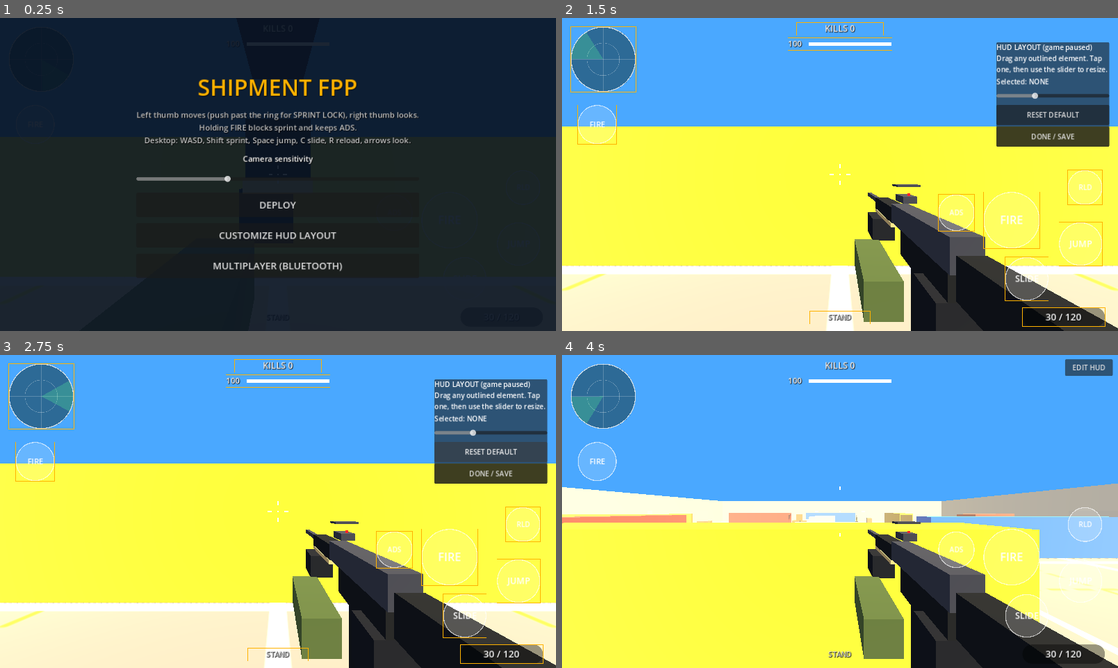
Above: before the commit, frames 1-4 (two rows, left to right).
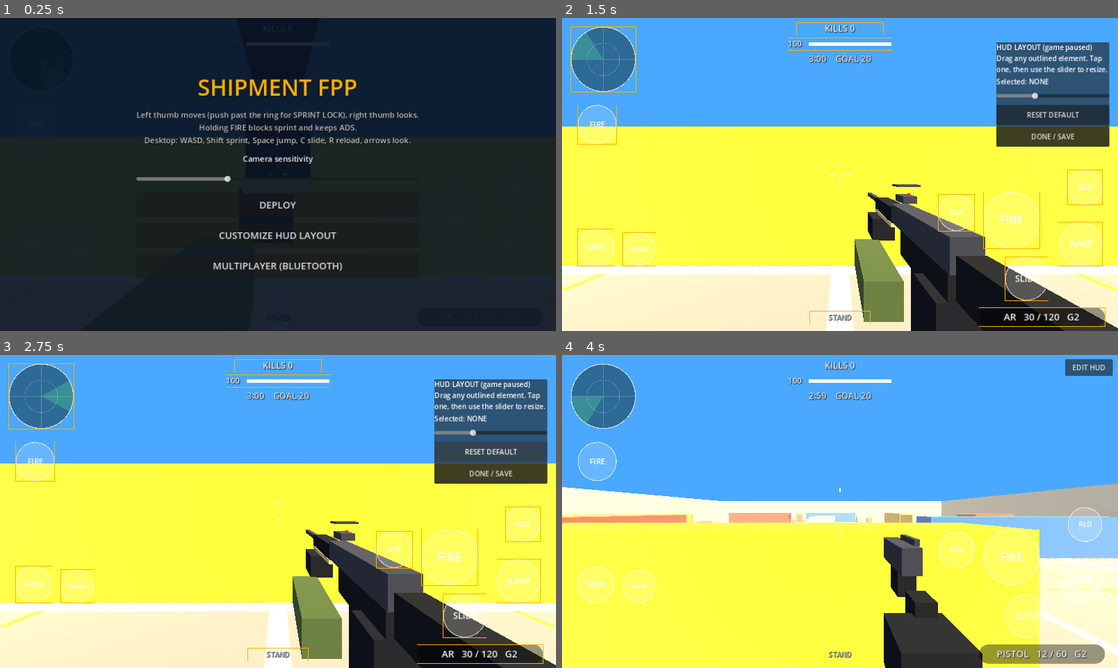
Above: after the commit, the same moments.

Repository: Goated-max/shipment-fpp
Game: Godot game, scene res://scenes/main.tscn
The game is run twice, just before and just after one commit, with the same random seed, the same clock (stepped at 60 frames per second) and the same inputs.
Inputs (mouse positions are in pixels of both pictures, inside the frame that each line leads up to):
- Up to frame 1 (0.25 s): no input
- Up to frame 2 (1.5 s): click "DEPLOY" at 0.5 s; click "EDIT HUD" at 1.25 s
- Up to frame 3 (2.75 s): click "RESET DEFAULT" at 2 s
- Up to frame 4 (4 s): click "DONE / SAVE" at 2.75 s; move the mouse to (962, 495) at 3.52 s; hold D from 3.53 s (still down); tap Q at 3.6 s; click (962, 495) at 3.67 s; tap Space at 3.77 s; tap G at 3.8 s

The runs differ from the first frame. In frame 2, 1.6% of the frame differs, in the area x 2-94%, y 12-99%; in frame 3, 1.6%; in frame 4, 11%, in the area x 2-100%, y 12-100%.

Commit message:
step 4: pistol swap, grenades, match timer, summary, killfeed

Diff:
--- /dev/null
+++ b/scripts/grenade.gd
@@ -0,0 +1,52 @@
+class_name Grenade
+extends RigidBody3D
+# Frag grenade: a rigid body that bounces off the arena and detonates after its fuse.
+
+const FUSE := 2.0
+const RADIUS := 6.0
+const DAMAGE := 110.0
+const SELF_RADIUS := 3.5
+const SELF_DAMAGE := 60.0
+
+var main: Main
+var fuse := FUSE
+var done := false
+
+func _ready() -> void:
+    add_to_group("grenade")
+    collision_layer = 1
+    collision_mask = 1
+    continuous_cd = true
+    var pm := PhysicsMaterial.new()
+    pm.bounce = 0.45
+    pm.friction = 0.7
+    physics_material_override = pm
+    var cs := CollisionShape3D.new()
+    var sh := SphereShape3D.new()
+    sh.radius = 0.08
+    cs.shape = sh
+    add_child(cs)
+    var sm := SphereMesh.new()
+    sm.radius = 0.08
+    sm.height = 0.16
+    var m := StandardMaterial3D.new()
+    m.albedo_color = Color(0.2, 0.3, 0.15)
+    sm.material = m
+    var mi := MeshInstance3D.new()
+    mi.mesh = sm
+    mi.cast_shadow = GeometryInstance3D.SHADOW_CASTING_SETTING_OFF
+    add_child(mi)
+
+func launch(pos: Vector3, vel: Vector3) -> void:
+    global_position = pos
+    linear_velocity = vel
+    angular_velocity = Vector3(randf() * 10.0, randf() * 10.0, randf() * 10.0)
+
+func _physics_process(dt: float) -> void:
+    if done:
+        return
+    fuse -= dt
+    if fuse <= 0.0:
+        done = true
+        main.explode(global_position, RADIUS, DAMAGE, SELF_RADIUS, SELF_DAMAGE)
+        queue_free()
--- a/scripts/hud.gd
+++ b/scripts/hud.gd
@@ -3,10 +3,10 @@
 
 signal respawn_requested
 
-const IDS := ["jump", "slide", "fire", "fire2", "ads", "reload", "radar", "ammo", "hpw", "kills", "stance"]
-const BTN_IDS := ["jump", "slide", "fire", "fire2", "ads", "reload"]
-const NAMES := {"jump": "JUMP", "slide": "SLIDE", "fire": "FIRE", "fire2": "FIRE 2", "ads": "ADS", "reload": "RELOAD", "radar": "RADAR", "ammo": "AMMO", "hpw": "HEALTH", "kills": "KILLS", "stance": "STANCE"}
-const GLYPH := {"jump": "JUMP", "slide": "SLIDE", "fire": "FIRE", "fire2": "FIRE", "ads": "ADS", "reload": "RLD"}
+const IDS := ["jump", "slide", "fire", "fire2", "ads", "reload", "gren", "swap", "radar", "ammo", "hpw", "kills", "stance"]
+const BTN_IDS := ["jump", "slide", "fire", "fire2", "ads", "reload", "gren", "swap"]
+const NAMES := {"jump": "JUMP", "slide": "SLIDE", "fire": "FIRE", "fire2": "FIRE 2", "ads": "ADS", "reload": "RELOAD", "radar": "RADAR", "ammo": "AMMO", "hpw": "HEALTH", "kills": "KILLS", "stance": "STANCE", "gren": "GRENADE", "swap": "SWAP"}
+const GLYPH := {"jump": "JUMP", "slide": "SLIDE", "fire": "FIRE", "fire2": "FIRE", "ads": "ADS", "reload": "RLD", "gren": "GREN", "swap": "SWAP"}
 # id: [width, height, x-anchor (l/r/c), x-offset, y-anchor (t/b/c), y-offset]
 const DEF := {
     "radar": [150, 150, "l", 20, "t", 20],
@@ -16,10 +16,12 @@
     "reload": [80, 80, "r", 36, "b", 290],
     "jump": [100, 100, "r", 36, "b", 150],
     "slide": [100, 100, "r", 160, "b", 70],
-    "ammo": [190, 44, "r", 30, "b", 10],
+    "ammo": [290, 44, "r", 30, "b", 10],
     "hpw": [240, 28, "c", 0, "t", 46],
     "kills": [200, 30, "c", 0, "t", 10],
     "stance": [140, 30, "c", 0, "b", 16],
+    "gren": [84, 84, "l", 36, "b", 150],
+    "swap": [76, 76, "l", 140, "b", 150],
 }
 const LAYOUT_PATH := "user://hud_layout.cfg"
 const R := 70.0
@@ -103,7 +105,7 @@
 var stance := "STAND"
 var xh_gap := 12.0
 var xh_alpha := 1.0
-var ev := {"jump": false, "slide": false, "ads": false, "reload": false}
+var ev := {"jump": false, "slide": false, "ads": false, "reload": false, "gren": false, "swap": false, "w1": false, "w2": false}
 
 var root: Control
 var els := {}
@@ -146,6 +148,10 @@
 var dk_lbl: Label
 var board: Label
 var dirhit: DirHit
+var _am := 30
+var _ar := 120
+var _gn := 2
+var _wn := "AR"
 var lobby: Lobby
 
 # cached values so UI nodes are only touched when something changed
@@ -439,7 +445,7 @@
     edit_btn.position = Vector2(vp.x - 122.0, 10.0)
     panel.position = Vector2(vp.x - 280.0, 56.0)
     pick_lbl.position = Vector2(vp.x * 0.5 - 120.0, vp.y * 0.62)
-    board.position = Vector2(vp.x - 260.0, 100.0)
+    board.position = Vector2(vp.x - 260.0, 200.0)
 
 func _load_layout() -> void:
     var cf := ConfigFile.new()
@@ -525,7 +531,20 @@
     return v
 
 func set_ammo(m: int, r: int) -> void:
-    ammo_lbl.text = "%d / %d" % [m, r]
+    _am = m
+    _ar = r
+    _refresh_ammo()
+
+func set_grenades(n: int) -> void:
+    _gn = n
+    _refresh_ammo()
+
+func set_weapon(n: String) -> void:
+    _wn = n
+    _refresh_ammo()
+
+func _refresh_ammo() -> void:
+    ammo_lbl.text = "%s   %d / %d   G%d" % [_wn, _am, _ar, _gn]
 
 func set_kills(k: int) -> void:
     kills_lbl.text = "KILLS %d" % k
@@ -596,6 +615,10 @@
             KEY_SPACE: ev["jump"] = true
             KEY_C, KEY_CTRL: ev["slide"] = true
             KEY_R: ev["reload"] = true
+            KEY_Q: ev["swap"] = true
+            KEY_G: ev["gren"] = true
+            KEY_1: ev["w1"] = true
+            KEY_2: ev["w2"] = true
 
 func _press(id: String, on: bool) -> void:
     (btns[id] as TouchBtn).set_down(on)
--- a/scripts/main.gd
+++ b/scripts/main.gd
@@ -27,6 +27,9 @@
     _make_sounds()
     _make_tracers()
     _make_impacts()
+    mui = MatchUI.new()
+    mui.main = self
+    add_child(mui)
     hud = Hud.new()
     add_child(hud)
     player = Player.new()
@@ -107,6 +110,7 @@
         player.dead = true
         player.hp = 0.0
         hud.show_death(k)
+        on_player_death()
     elif not dead_v and player.dead:
         player.respawn()
 
@@ -127,6 +131,7 @@
         "pick": Sfx.make(500.0, 1100.0, 0.12, 0.0, 0.4),
         "hurt": Sfx.make(110.0, 60.0, 0.18, 0.4, 0.6),
         "bshot": Sfx.make(130.0, 50.0, 0.09, 0.6, 0.4),
+        "boom": Sfx.make(90.0, 25.0, 0.7, 0.8, 0.9),
     }
     for i in 8:
         var ap := AudioStreamPlayer.new()
@@ -189,25 +194,13 @@
                 best = {"bot": rp, "zone": r2["zone"], "t": bt}
     return best
 
-func hit_bot(b, zone: String) -> void:
+func hit_bot(b, zone: String, mult := 1.0) -> void:
     if b is RemotePlayer:
         hud.hitmark(zone == "head")
         play("hitm", 0.8)
         Net.request_hit(b.pid, zone)
         return
-    var head := zone == "head"
-    b.hp -= (48.0 if head else 24.0)
-    if b.hp <= 0.0:
-        b.die()
-        kills += 1
-        hud.set_kills(kills)
-        drop_at(b.global_position)
-        hud.hitmark(true)
-        play("kill")
-    else:
-        hud.hitmark(head)
-        play("hitm", 0.8)
-        b.alert()
+    damage_bot(b, (48.0 if zone == "head" else 24.0) * mult, zone == "head")
 
 func spawn_point(me) -> Vector2:
     var pp := Vector2(0, 28)
@@ -272,6 +265,7 @@
     tr["life"] = 0.06
 
 func _process(dt: float) -> void:
+    _match_tick(dt)
     for tr in tracers:
         var life: float = tr["life"]
         if life > 0.0:
@@ -337,8 +331,7 @@
             g.queue_free()
             pickups.remove_at(i)
         elif Vector2(pp.x - g.position.x, pp.z - g.position.z).length() < 1.6 and absf(pp.y - y0) < 1.8:
-            var got := maxi(0, mini(30, 180 - player.reserve))
-            player.reserve += got
+            var got: int = player.ammo_pickup()
             hud.set_ammo(player.mag, player.reserve)
             hud.pick("+%d AMMO" % got if got > 0 else "AMMO FULL")
             play("pick", 0.5)
@@ -415,3 +408,134 @@
     cp.global_position = p + n * 0.05
     cp.emitting = true
     get_tree().create_timer(0.7).timeout.connect(cp.queue_free)
+
+
+# ---------- match: timer, kill goal, score, deaths, summary (offline practice) ----------
+const MATCH_TIME := 180.0
+const KILL_GOAL := 20
+var mui: MatchUI
+var score := 0
+var deaths := 0
+var headshots := 0
+var match_t := MATCH_TIME
+var match_started := false
+var match_over := false
+
+func _match_tick(dt: float) -> void:
+    if Net.active or get_tree().paused:
+        return
+    if not match_started:
+        match_started = true
+        match_t = MATCH_TIME
+    if match_over:
+        return
+    match_t = maxf(0.0, match_t - dt)
+    mui.set_timer(match_t, kills, KILL_GOAL)
+    if match_t <= 0.0:
+        end_match("TIME UP")
+
+func end_match(reason: String) -> void:
+    if match_over:
+        return
+    match_over = true
+    hud._clear_input()
+    var secs := int(MATCH_TIME - match_t)
+    mui.show_summary(reason, kills, deaths, headshots, score, "%d:%02d" % [secs / 60, secs % 60])
+    get_tree().paused = true
+
+func reset_match() -> void:
+    mui.hide_summary()
+    mui.clear_feed()
+    for g in get_tree().get_nodes_in_group("grenade"):
+        g.queue_free()
+    for k in pickups:
+        (k["node"] as Node3D).queue_free()
+    pickups.clear()
+    kills = 0
+    deaths = 0
+    headshots = 0
+    score = 0
+    hud.set_kills(0)
+    for b in bots:
+        b.spawn(spawn_point(b))
+    player.respawn()
+    match_t = MATCH_TIME
+    match_over = false
+    get_tree().paused = false
+
+func on_player_death() -> void:
+    deaths += 1
+    mui.feed("YOU WERE ELIMINATED", Color(1, 0.35, 0.35))
+
+# Killfeed for networked kills (names come from the host's player table).
+func net_kill_feed(a: int, v: int) -> void:
+    var na: String = "P%d" % a
+    var nv: String = "P%d" % v
+    if Net.pl.has(a):
+        na = Net.pl[a]["n"]
+    if Net.pl.has(v):
+        nv = Net.pl[v]["n"]
+    mui.feed("%s  >  %s" % [na, nv], Color(1, 0.8, 0.3) if a == Net.my_id else Color(0.85, 0.85, 0.85))
+
+# Single place for bot damage: handles kills, score, killfeed and popups.
+func damage_bot(b, amount: float, head: bool) -> void:
+    if not b.alive:
+        return
+    b.hp -= amount
+    if b.hp <= 0.0:
+        b.die()
+        kills += 1
+        score += 150 if head else 100
+        if head:
+            headshots += 1
+        hud.set_kills(kills)
+        drop_at(b.global_position)
+        hud.hitmark(true)
+        play("kill")
+        var nm := "BOT %d" % (bots.find(b) + 1)
+        mui.feed("YOU  >  %s%s" % [nm, "   HEADSHOT" if head else ""], Color(1, 0.8, 0.3))
+        mui.popup("HEADSHOT +150" if head else "ELIMINATED +100")
+        if kills >= KILL_GOAL:
+            end_match("GOAL REACHED")
+    else:
+        hud.hitmark(head)
+        play("hitm", 0.8)
+        b.alert()
+
+# Grenade blast: damages bots by distance, hurts the thrower if close, plus visuals and sound.
+func explode(p: Vector3, radius: float, dmg: float, self_r: float, self_dmg: float) -> void:
+    for b in bots:
+        if not b.alive:
+            continue
+        var d: float = b.global_position.distance_to(p + Vector3(0, 0.9, 0))
+        if d < radius:
+            damage_bot(b, dmg * (1.0 - d / radius), false)
+    var pd: float = player.global_position.distance_to(p + Vector3(0, 0.9, 0))
+    if pd < self_r and not player.dead:
+        player.hurt(self_dmg * (1.0 - pd / self_r), p)
+    _boom(p)
+    for i in 3:
+        _spark(p, Vector3(randf() - 0.5, 1.0, randf() - 0.5).normalized())
+    player.shake(0.3 * clampf(1.0 - pd / 14.0, 0.0, 1.0))
+    play("boom", 0.9)
+
+func _boom(p: Vector3) -> void:
+    var ex := MeshInstance3D.new()
+    var sm := SphereMesh.new()
+    sm.radius = 1.0
+    sm.height = 2.0
+    var m := StandardMaterial3D.new()
+    m.albedo_color = Color(1.0, 0.55, 0.15)
+    m.emission_enabled = true
+    m.emission = Color(1.0, 0.5, 0.1)
+    m.emission_energy_multiplier = 2.0
+    m.shading_mode = BaseMaterial3D.SHADING_MODE_UNSHADED
+    sm.material = m
+    ex.mesh = sm
+    ex.cast_shadow = GeometryInstance3D.SHADOW_CASTING_SETTING_OFF
+    add_child(ex)
+    ex.global_position = p
+    ex.scale = Vector3.ONE * 0.2
+    var tw := ex.create_tween()
+    tw.tween_property(ex, "scale", Vector3.ONE * 5.0, 0.18)
+    tw.tween_callback(ex.queue_free)
--- /dev/null
+++ b/scripts/match_ui.gd
@@ -0,0 +1,124 @@
+class_name MatchUI
+extends CanvasLayer
+# Match timer, killfeed, score popups and the end-of-match summary.
+
+var main: Main
+var timer_lbl: Label
+var feed_box: VBoxContainer
+var popup_lbl: Label
+var popup_t := 0.0
+var summary: Control
+var sum_title: Label
+var sum_body: Label
+
+func _ready() -> void:
+    layer = 11
+    process_mode = Node.PROCESS_MODE_ALWAYS
+    var root := Control.new()
+    root.mouse_filter = Control.MOUSE_FILTER_IGNORE
+    root.set_anchors_and_offsets_preset(Control.PRESET_FULL_RECT)
+    add_child(root)
+
+    timer_lbl = _label(root, HORIZONTAL_ALIGNMENT_CENTER, 20, Color(1, 1, 1, 0.9))
+    _place(timer_lbl, [0.5, 0.0, 0.5, 0.0], [-170, 80, 170, 112])
+
+    feed_box = VBoxContainer.new()
+    feed_box.mouse_filter = Control.MOUSE_FILTER_IGNORE
+    feed_box.add_theme_constant_override("separation", 2)
+    root.add_child(feed_box)
+    _place(feed_box, [1.0, 0.0, 1.0, 0.0], [-340, 56, -10, 56])
+
+    popup_lbl = _label(root, HORIZONTAL_ALIGNMENT_CENTER, 22, Color(1, 0.85, 0.3))
+    _place(popup_lbl, [0.5, 0.5, 0.5, 0.5], [-220, 60, 220, 92])
+    popup_lbl.modulate.a = 0.0
+
+    summary = _build_summary(root)
+
+func _place(c: Control, anchors: Array, offsets: Array) -> void:
+    c.anchor_left = anchors[0]
+    c.anchor_top = anchors[1]
+    c.anchor_right = anchors[2]
+    c.anchor_bottom = anchors[3]
+    c.offset_left = offsets[0]
+    c.offset_top = offsets[1]
+    c.offset_right = offsets[2]
+    c.offset_bottom = offsets[3]
+
+func _label(par: Control, align: int, fs: int, col: Color) -> Label:
+    var l := Label.new()
+    l.horizontal_alignment = align
+    l.mouse_filter = Control.MOUSE_FILTER_IGNORE
+    l.add_theme_font_size_override("font_size", fs)
+    l.add_theme_color_override("font_color", col)
+    l.add_theme_color_override("font_shadow_color", Color.BLACK)
+    l.add_theme_constant_override("shadow_offset_x", 1)
+    l.add_theme_constant_override("shadow_offset_y", 1)
+    par.add_child(l)
+    return l
+
+func _build_summary(root: Control) -> Control:
+    var sv := Control.new()
+    sv.set_anchors_and_offsets_preset(Control.PRESET_FULL_RECT)
+    sv.mouse_filter = Control.MOUSE_FILTER_STOP
+    root.add_child(sv)
+    var dim := ColorRect.new()
+    dim.color = Color(0, 0, 0, 0.72)
+    dim.mouse_filter = Control.MOUSE_FILTER_STOP
+    dim.set_anchors_and_offsets_preset(Control.PRESET_FULL_RECT)
+    sv.add_child(dim)
+    var cc := CenterContainer.new()
+    cc.set_anchors_and_offsets_preset(Control.PRESET_FULL_RECT)
+    sv.add_child(cc)
+    var vb := VBoxContainer.new()
+    vb.add_theme_constant_override("separation", 16)
+    cc.add_child(vb)
+    sum_title = _label(vb, HORIZONTAL_ALIGNMENT_CENTER, 40, Color(1, 0.7, 0))
+    sum_body = _label(vb, HORIZONTAL_ALIGNMENT_CENTER, 22, Color(1, 1, 1, 0.92))
+    sum_body.custom_minimum_size = Vector2(340, 0)
+    var b := Button.new()
+    b.text = "PLAY AGAIN"
+    b.focus_mode = Control.FOCUS_NONE
+    b.custom_minimum_size = Vector2(320, 60)
+    b.add_theme_font_size_override("font_size", 22)
+    b.pressed.connect(func() -> void: main.reset_match())
+    vb.add_child(b)
+    sv.hide()
+    return sv
+
+func set_timer(t: float, _kills: int, goal: int) -> void:
+    var s := int(ceilf(t))
+    timer_lbl.text = "%d:%02d    GOAL %d" % [s / 60, s % 60, goal]
+
+func feed(text: String, col := Color(1, 0.8, 0.3)) -> void:
+    var l := _label(feed_box, HORIZONTAL_ALIGNMENT_RIGHT, 15, col)
+    if feed_box.get_child_count() > 5:
+        var old := feed_box.get_child(0)
+        feed_box.remove_child(old)
+        old.queue_free()
+    var tw := l.create_tween()
+    tw.tween_interval(3.0)
+    tw.tween_property(l, "modulate:a", 0.0, 0.6)
+    tw.tween_callback(l.queue_free)
+
+func clear_feed() -> void:
+    for c in feed_box.get_children():
+        feed_box.remove_child(c)
+        c.queue_free()
+
+func popup(text: String) -> void:
+    popup_lbl.text = text
+    popup_lbl.modulate.a = 1.0
+    popup_t = 1.2
+
+func show_summary(reason: String, k: int, d: int, h: int, s: int, t: String) -> void:
+    sum_title.text = reason
+    sum_body.text = "KILLS      %d\nDEATHS      %d\nHEADSHOTS      %d\nSCORE      %d\nTIME      %s" % [k, d, h, s, t]
+    summary.show()
+
+func hide_summary() -> void:
+    summary.hide()
+
+func _process(dt: float) -> void:
+    if popup_t > 0.0:
+        popup_t -= dt
+        popup_lbl.modulate.a = clampf(popup_t / 0.4, 0.0, 1.0)
--- a/scripts/net.gd
+++ b/scripts/net.gd
@@ -340,6 +340,7 @@
     main.drop_at(p)
     if a == my_id:
         main.on_my_kill()
+    main.net_kill_feed(a, _v)
 
 # ---------- messages ----------
 func _on_msg(link: int, m: Dictionary) -> void:
--- a/scripts/player.gd
+++ b/scripts/player.gd
@@ -8,6 +8,11 @@
 const JUMP_V := 9.0
 const SLIDE_T := 0.95
 const SLIDE_V := 11.5
+const MAX_GREN := 2
+const WEAPONS := {
+    "rifle": {"name": "AR", "mag": 30, "max": 120, "rate": 0.085, "auto": true, "spread": 0.012, "dmg": 1.0, "hip": Vector3(0.2, -0.16, -0.5), "ads": Vector3(0.0, -0.1, -0.21)},
+    "pistol": {"name": "PISTOL", "mag": 12, "max": 60, "rate": 0.2, "auto": false, "spread": 0.008, "dmg": 1.2, "hip": Vector3(0.17, -0.14, -0.38), "ads": Vector3(0.0, -0.09, -0.2)},
+}
 
 var main: Main
 var hud: Hud
@@ -47,6 +52,14 @@
 var idle := 9.0
 var bloom := 0.0
 var flash_t := 0.0
+var cur := "rifle"
+var slots := {"rifle": {"mag": 30, "res": 120}, "pistol": {"mag": 12, "res": 60}}
+var swap_t := 0.0
+var swap_to := ""
+var grenades := MAX_GREN
+var gren_cd := 0.0
+var was_firing := false
+var shake_amt := 0.0
 
 func _ready() -> void:
     collision_layer = 0
@@ -94,6 +107,9 @@
 func _build_gun() -> void:
     gun = Node3D.new()
     cam.add_child(gun)
+    _build_rifle_model()
+
+func _build_rifle_model() -> void:
     var gm := _mat(Color(0.19, 0.2, 0.23))
     var pl := _mat(Color(0.09, 0.1, 0.11))
     var tanm := _mat(Color(0.72, 0.6, 0.38))
@@ -210,6 +226,13 @@
         hp = minf(100.0, hp + 25.0 * dt)
     hud.hp = hp
     hud.stance = _stance()
+    if shake_amt > 0.001:
+        cam.h_offset = randf_range(-1.0, 1.0) * shake_amt
+        cam.v_offset = randf_range(-1.0, 1.0) * shake_amt
+        shake_amt = lerpf(shake_amt, 0.0, 1.0 - exp(-10.0 * dt))
+    elif cam.h_offset != 0.0:
+        cam.h_offset = 0.0
+        cam.v_offset = 0.0
 
 func _stance() -> String:
     if slide_t > 0.0:
@@ -224,11 +247,11 @@
     var sp := minf(1.0, Vector2(velocity.x, velocity.z).length() / SPRINT) * 0.012
     var air := 0.0 if is_on_floor() else 0.03
     var c := 0.005 if crouch else 0.0
-    return (0.012 + sp + air + bloom * 0.03 - c) * (1.0 - 0.92 * ads_t)
+    return (float(WEAPONS[cur]["spread"]) + sp + air + bloom * 0.03 - c) * (1.0 - 0.92 * ads_t)
 
 # ---------- weapon ----------
 func _start_reload() -> void:
-    if reloading or mag >= 30 or reserve <= 0:
+    if reloading or mag >= int(WEAPONS[cur]["mag"]) or reserve <= 0:
         return
     reloading = true
     reload_t = 0.0
@@ -242,6 +265,14 @@
             hud.lock = false
     if hud.take("reload"):
         _start_reload()
+    if hud.take("swap"):
+        _swap_to("pistol" if cur == "rifle" else "rifle")
+    if hud.take("w1"):
+        _swap_to("rifle")
+    if hud.take("w2"):
+        _swap_to("pistol")
+    if hud.take("gren"):
+        _throw_grenade()
     if (sprint and not was_sprint) or reloading:
         ads = false
     was_sprint = sprint
@@ -249,6 +280,7 @@
     if firing and not reloading and not sprint:
         ads = true
     cd -= dt
+    gren_cd -= dt
     idle += dt
     if idle > 0.1:
         recoil_p = lerpf(recoil_p, 0.0, 1.0 - exp(-6.0 * dt))
@@ -258,14 +290,24 @@
     ads_t = lerpf(ads_t, 1.0 if ads else 0.0, 1.0 - exp(-12.0 * dt))
     var use_s := sprint and is_on_floor() and not firing and idle > 0.25 and not reloading and not ads
     sp_t = lerpf(sp_t, 1.0 if use_s else 0.0, 1.0 - exp(-(9.0 if use_s else 30.0) * dt))
+    var sw_off := 0.0
+    if swap_t > 0.0:
+        swap_t = minf(1.0, swap_t + dt / 0.38)
+        sw_off = sin(swap_t * PI) * 0.5
+        if swap_t >= 0.5 and swap_to != "":
+            _do_swap_switch()
+        if swap_t >= 1.0:
+            swap_t = 0.0
     var a := ads_t
-    var x := lerpf(lerpf(0.2, 0.12, sp_t), 0.0, a)
-    var y := lerpf(lerpf(-0.16, -0.2, sp_t), -0.1, a)
-    var z := lerpf(lerpf(-0.5, -0.42, sp_t), -0.21, a)
+    var hip: Vector3 = WEAPONS[cur]["hip"]
+    var adsp: Vector3 = WEAPONS[cur]["ads"]
+    var x := lerpf(lerpf(hip.x, hip.x - 0.08, sp_t), adsp.x, a)
+    var y := lerpf(lerpf(hip.y, hip.y - 0.04, sp_t), adsp.y, a)
+    var z := lerpf(lerpf(hip.z, hip.z + 0.08, sp_t), adsp.z, a)
     var rx := 0.45 * sp_t * (1.0 - a)
     var ry := -0.5 * sp_t * (1.0 - a)
     var rz := 0.0
-    y += sin(t * 1.4) * 0.002
+    y += sin(t * 1.4) * 0.002 - sw_off
     kick = lerpf(kick, 0.0, 1.0 - exp(-20.0 * dt))
     z += kick * 0.045 * (1.0 - 0.5 * a)
     rx += kick * 0.035
@@ -278,7 +320,7 @@
         reload_t += dt
         rw = clampf(minf(reload_t / 0.3, (2.0 - reload_t) / 0.25), 0.0, 1.0)
         if reload_t >= 2.0:
-            var n := mini(30 - mag, reserve)
+            var n := mini(int(WEAPONS[cur]["mag"]) - mag, reserve)
             mag += n
             reserve -= n
             reloading = false
@@ -290,7 +332,9 @@
     rx -= 0.15 * rw
     gun.position = Vector3(x, y, z)
     gun.rotation = Vector3(rx, ry, rz)
-    if firing and not reloading and cd <= 0.0:
+    var fire_now: bool = firing and (bool(WEAPONS[cur]["auto"]) or not was_firing)
+    was_firing = firing
+    if fire_now and not reloading and cd <= 0.0 and swap_t <= 0.0:
         if mag > 0:
             _shoot()
         else:
@@ -305,7 +349,7 @@
 
 func _shoot() -> void:
     mag -= 1
-    cd = 0.085
+    cd = float(WEAPONS[cur]["rate"])
     shots += 1
     idle = 0.0
     hud.set_ammo(mag, reserve)
@@ -322,7 +366,7 @@
     if not bh.is_empty():
         var bt: float = bh["t"]
         end = org + d * bt
-        main.hit_bot(bh["bot"], bh["zone"])
+        main.hit_bot(bh["bot"], bh["zone"], float(WEAPONS[cur]["dmg"]))
     elif not wr.is_empty():
         main.impact(wr["position"], wr["normal"])
     main.spawn_tracer(muzzle.global_position, end)
@@ -351,6 +395,7 @@
         hud.hp = 0.0
         dead = true
         hud.show_death(main.kills)
+        main.on_player_death()
 
 func respawn() -> void:
     var s: Vector2 = main.spawn_point(null)
@@ -366,8 +411,7 @@
     eye = 1.7
     hp = 100.0
     last_hit = t
-    mag = 30
-    reserve = 120
+    _reset_slots()
     reloading = false
     ads = false
     ads_t = 0.0
@@ -376,3 +420,98 @@
     hud.lock = false
     hud.flash(1.0)
     hud.set_ammo(mag, reserve)
+
+
+# ---------- weapons: swap, grenades, ammo pickups, screen shake ----------
+func _clear_model() -> void:
+    for c in gun.get_children():
+        gun.remove_child(c)
+        c.queue_free()
+
+func _build_model(id: String) -> void:
+    if id == "pistol":
+        _build_pistol_model()
+    else:
+        _build_rifle_model()
+
+func _build_pistol_model() -> void:
+    var gm := _mat(Color(0.19, 0.2, 0.23))
+    var pl := _mat(Color(0.09, 0.1, 0.11))
+    var glove := _mat(Color(0.09, 0.1, 0.12))
+    var sleeve := _mat(Color(0.27, 0.33, 0.18))
+    _box(gun, Vector3(0.05, 0.065, 0.2), Vector3(0, 0.02, -0.2), gm)
+    _box(gun, Vector3(0.048, 0.085, 0.07), Vector3(0, -0.035, -0.17), pl)
+    _box(gun, Vector3(0.012, 0.014, 0.1), Vector3(0, 0.07, -0.12), gm)
+    _box(gun, Vector3(0.044, 0.14, 0.06), Vector3(0, -0.11, -0.05), pl)
+    _box(gun, Vector3(0.12, 0.1, 0.12), Vector3(-0.02, -0.12, 0.02), glove)
+    _box(gun, Vector3(0.1, 0.1, 0.3), Vector3(-0.07, -0.2, 0.2), sleeve)
+    muzzle = Marker3D.new()
+    muzzle.position = Vector3(0, 0.02, -0.33)
+    gun.add_child(muzzle)
+    flash_mesh = MeshInstance3D.new()
+    var sm := SphereMesh.new()
+    sm.radius = 0.05
+    sm.height = 0.1
+    flash_mesh.mesh = sm
+    flash_mesh.material_override = _mat(Color(1, 0.75, 0.3), true)
+    flash_mesh.cast_shadow = GeometryInstance3D.SHADOW_CASTING_SETTING_OFF
+    flash_mesh.visible = false
+    muzzle.add_child(flash_mesh)
+
+func _swap_to(id: String) -> void:
+    if id == cur or swap_t > 0.0 or dead:
+        return
+    swap_to = id
+    swap_t = 0.0001
+    reloading = false
+    ads = false
+
+func _do_swap_switch() -> void:
+    slots[cur] = {"mag": mag, "res": reserve}
+    cur = swap_to
+    swap_to = ""
+    mag = int(slots[cur]["mag"])
+    reserve = int(slots[cur]["res"])
+    _clear_model()
+    _build_model(cur)
+    hud.set_weapon(WEAPONS[cur]["name"])
+    hud.set_ammo(mag, reserve)
+
+func _reset_slots() -> void:
+    swap_t = 0.0
+    swap_to = ""
+    slots = {"rifle": {"mag": 30, "res": 120}, "pistol": {"mag": 12, "res": 60}}
+    if cur != "rifle":
+        cur = "rifle"
+        _clear_model()
+        _build_rifle_model()
+    mag = 30
+    reserve = 120
+    reloading = false
+    gren_cd = 0.0
+    grenades = MAX_GREN
+    hud.set_weapon(WEAPONS[cur]["name"])
+    hud.set_grenades(grenades)
+    hud.set_ammo(mag, reserve)
+
+func _throw_grenade() -> void:
+    if grenades <= 0 or gren_cd > 0.0 or dead or swap_t > 0.0:
+        return
+    grenades -= 1
+    gren_cd = 1.2
+    hud.set_grenades(grenades)
+    var dir := -cam.global_transform.basis.z
+    var g := Grenade.new()
+    g.main = main
+    main.add_child(g)
+    g.launch(cam.global_position + dir * 0.6, dir * 15.0 + Vector3(0, 4.0, 0) + velocity * 0.4)
+
+# Adds up to 30 rounds to the active weapon's reserve; returns how many were added.
+func ammo_pickup() -> int:
+    var mx: int = WEAPONS[cur]["max"]
+    var got: int = maxi(0, mini(30, mx - reserve))
+    reserve += got
+    return got
+
+func shake(a: float) -> void:
+    shake_amt = maxf(shake_amt, a)
